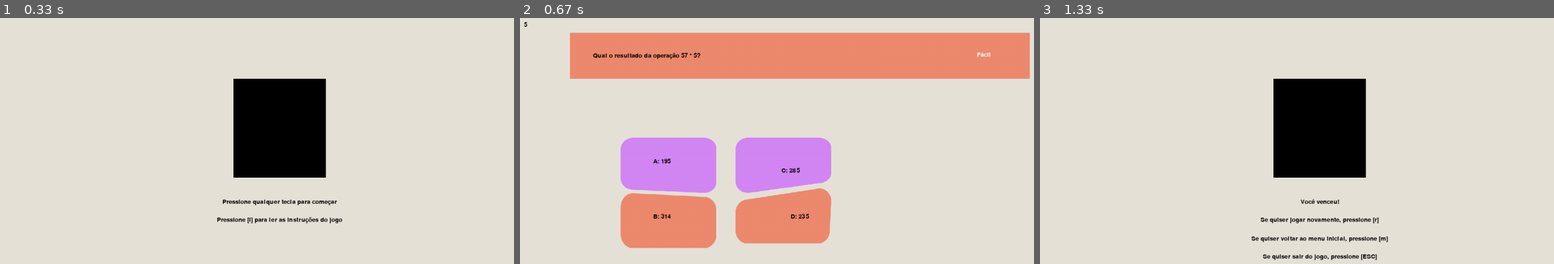
Above: before the commit, frames 1-3 (left to right).
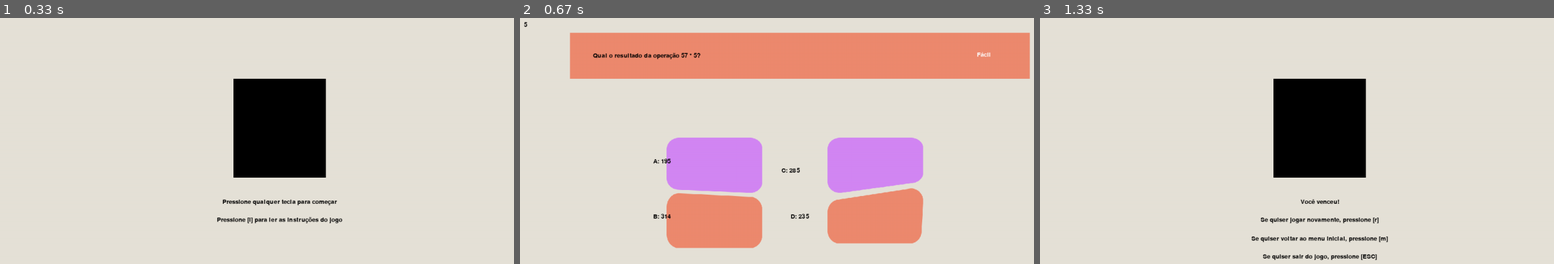
Above: after the commit, the same moments.

Repository: insper-classroom/devlife-23-1-projeto-pygame-jonas-pelegrina-gabriel-mendes
Game: pygame game, started from jogo.py
Two runs of this game, one before a commit and one after it. Both use one fixed random seed, a clock stepped at 60 frames per second and the inputs below.
Inputs:
- Up to frame 1 (0.33 s): no input
- Up to frame 2 (0.67 s): tap Enter at 0.33 s
- Up to frame 3 (1.33 s): tap A at 0.67 s

Frame 1 is identical in both runs. In frame 2, 19% of the frame differs, in the area x 19-79%, y 48-94%; in frame 3, nothing differs.

Commit message:
Mini melhorias do site

Diff:
--- a/jogo.py
+++ b/jogo.py
@@ -73,10 +73,10 @@
             window.blit(inicio, (WIDTH/2 - inicio.get_width()/2, HEIGHT/2 - inicio.get_height()/2 + 180))
         elif inicio_jogo:
             # Criando retangulo
-            window.blit(retangulo_a,(250, 300))
-            window.blit(retangulo_b,(500, 300))
-            window.blit(retangulo_c,(250, 420))
-            window.blit(retangulo_d,(500, 410))
+            window.blit(retangulo_a,(350, 300))
+            window.blit(retangulo_b,(700, 300))
+            window.blit(retangulo_c,(350, 420))
+            window.blit(retangulo_d,(700, 410))
             # Pergunta do jogo
             draw.rect(window, LARANJA, (WIDTH/2 - 500, HEIGHT/10, 1000, 100))
             titulo = fonte_jogo.render(questao_sorteada_Fácil['titulo'], True, PRETO)
@@ -90,7 +90,7 @@
             resposta = questao_sorteada_Fácil['correta']
             #DESENHA O TITULO
             window.blit (titulo, (WIDTH/2 - 450, HEIGHT/10 - titulo.get_height()/2 + 50))
-            #DESENHA OS RETANGULOS
+            #DESENHA OS TEXTO DOS RETANGULOS
             window.blit (opcao_a, (WIDTH/2 - opcao_a.get_width()/2 - 300, HEIGHT/10 - opcao_a.get_height()/2 + 280))
             window.blit (opcao_b, (WIDTH/2 - opcao_b.get_width()/2 - 300, HEIGHT/10 - opcao_b.get_height()/2 + 400))
             window.blit (opcao_c, (WIDTH/2 - opcao_c.get_width(), HEIGHT/10 - opcao_c.get_height()/2 + 300))
Not shown, changed: docs/content/style/style.css
Not shown, changed: docs/index.html
